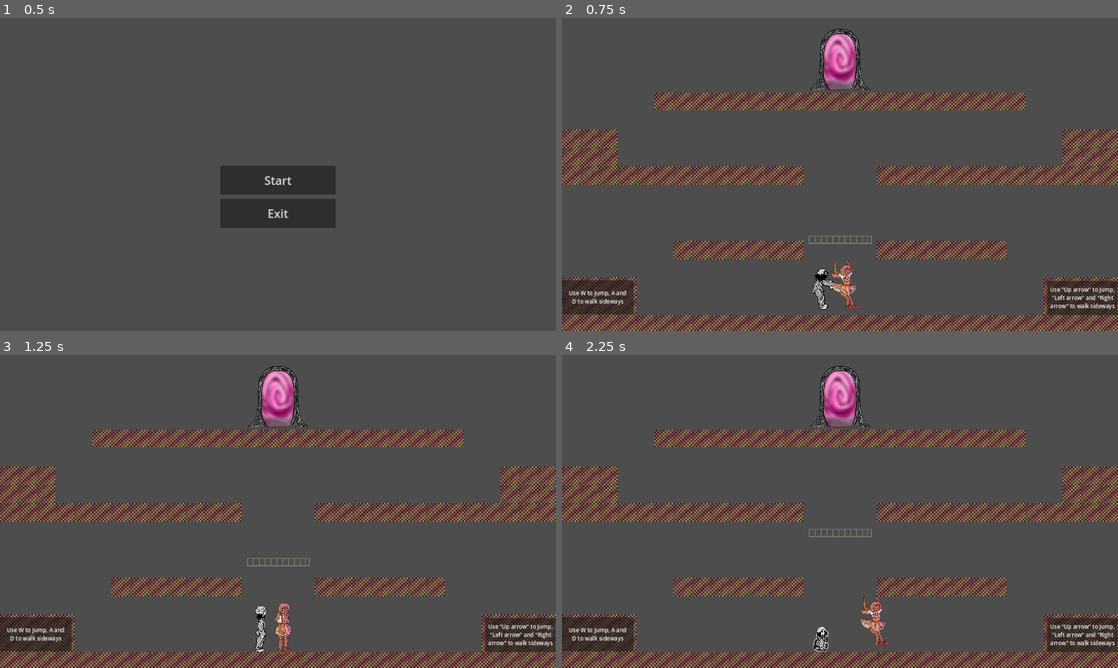
Above: before the commit, frames 1-4 (two rows, left to right).
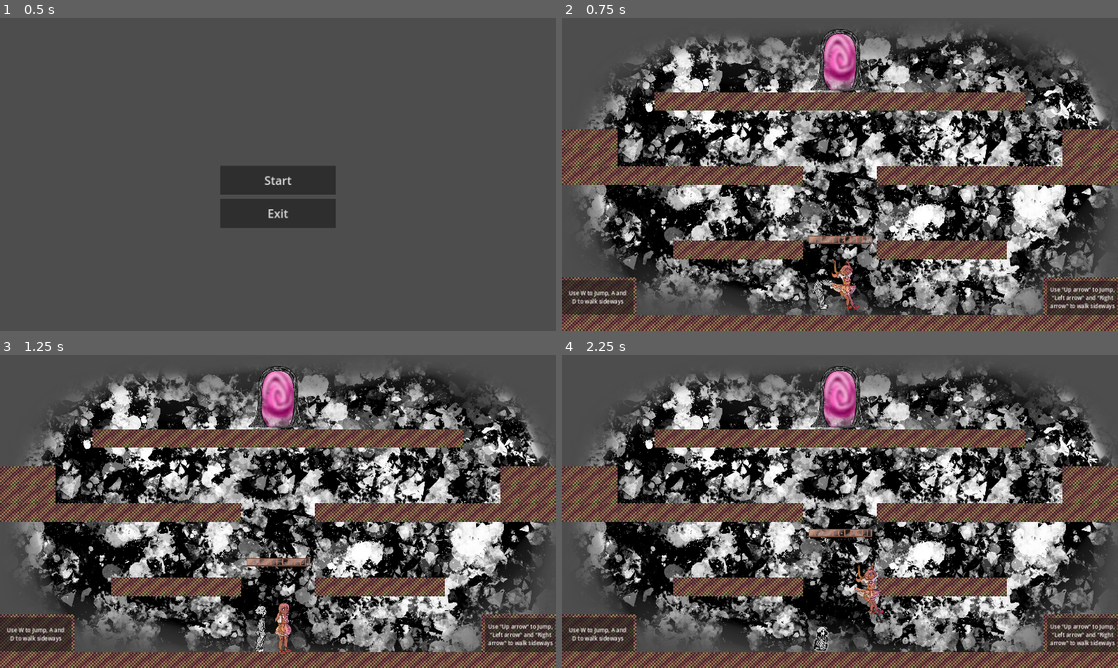
Above: after the commit, the same moments.

Repository: xhmueel/EatAndSleep
Game: Godot game, scene res://Scenes/main_menu.tscn
Two runs of this game, one before a commit and one after it. Both use one fixed random seed, a clock stepped at 60 frames per second and the inputs below. The engine's default icon, where the game draws it, is replaced by a stand-in: a white triangle on a blue panel in a dark square.
Inputs:
- Up to frame 1 (0.5 s): no input
- Up to frame 2 (0.75 s): click "Start" at 0.5 s
- Up to frame 3 (1.25 s): no input
- Up to frame 4 (2.25 s): hold Right (eat_right) from 1.28 s (still down); tap Space (eat_action) at 1.35 s; tap Up (eat_up) at 1.52 s; tap Shift (sleep_toggle) at 2.1 s

Frame 1 is identical in both runs. In frame 2, 51% of the frame differs, in the area x 3-100%, y 4-95%; in frame 3, 51%; in frame 4, 51%.

Commit message:
Change Platform Sprites and add backgrounds

Diff:
--- a/Scenes/levels/level_1.tscn
+++ b/Scenes/levels/level_1.tscn
@@ -1,21 +1,18 @@
-[gd_scene load_steps=11 format=4 uid="uid://n2604dv82jc5"]
+[gd_scene load_steps=10 format=4 uid="uid://n2604dv82jc5"]
 
 [ext_resource type="TileSet" uid="uid://dapxajgru2g8v" path="res://tilemap.tres" id="1_aco3t"]
 [ext_resource type="PackedScene" uid="uid://bs8vjgp70nnqg" path="res://Scenes/sleep_character.tscn" id="2_yptaq"]
 [ext_resource type="PackedScene" uid="uid://dik8ukrhyif1m" path="res://Scenes/Eat.tscn" id="3_uydrd"]
 [ext_resource type="PackedScene" uid="uid://cmici5dcwxg8r" path="res://Scenes/exit.tscn" id="4_rcfs3"]
 [ext_resource type="Script" path="res://Scripts/platform.gd" id="5_v4nkb"]
-[ext_resource type="Texture2D" uid="uid://c36vqx7xhpf4o" path="res://icon.svg" id="6_gjn6t"]
-[ext_resource type="Texture2D" uid="uid://cout6tljvwsv2" path="res://Assets/platform.png" id="7_00h5f"]
+[ext_resource type="Texture2D" uid="uid://dubxptsw1qk0g" path="res://Assets/backgrounds/background1.png" id="7_ep2o1"]
+[ext_resource type="Texture2D" uid="uid://cvkkeed3qk8mo" path="res://Assets/platform2.png" id="7_pspii"]
 
 [sub_resource type="Curve2D" id="Curve2D_yu8ox"]
 _data = {
 "points": PackedVector2Array(0, 0, 0, 0, 0, 0, 0, 0, 0, 0, 0, -300, 0, 0, 0, 0, 0, 0)
 }
 point_count = 3
-
-[sub_resource type="RectangleShape2D" id="RectangleShape2D_a0r14"]
-size = Vector2(125, 125)
 
 [sub_resource type="RectangleShape2D" id="RectangleShape2D_7iup7"]
 size = Vector2(126.5, 27)
@@ -37,36 +34,6 @@
 [node name="Exit" parent="." instance=ExtResource("4_rcfs3")]
 position = Vector2(960, 140)
 level_to_load = "res://Scenes/levels/level_2.tscn"
-
-[node name="Platform3" type="Node2D" parent="."]
-visible = false
-position = Vector2(961, 791)
-scale = Vector2(1.8, 0.3)
-script = ExtResource("5_v4nkb")
-speed = 300
-is_loop_path = true
-is_start_moving = true
-
-[node name="Path2D" type="Path2D" parent="Platform3"]
-curve = SubResource("Curve2D_yu8ox")
-
-[node name="PathFollow2D" type="PathFollow2D" parent="Platform3/Path2D"]
-rotates = false
-loop = false
-
-[node name="RemoteTransform2D" type="RemoteTransform2D" parent="Platform3/Path2D/PathFollow2D"]
-remote_path = NodePath("../AnimatableBody2D")
-update_scale = false
-
-[node name="AnimatableBody2D" type="AnimatableBody2D" parent="Platform3/Path2D/PathFollow2D"]
-collision_layer = 4
-collision_mask = 19
-
-[node name="CollisionShape2D" type="CollisionShape2D" parent="Platform3/Path2D/PathFollow2D/AnimatableBody2D"]
-shape = SubResource("RectangleShape2D_a0r14")
-
-[node name="Sprite2D" type="Sprite2D" parent="Platform3/Path2D/PathFollow2D/AnimatableBody2D"]
-texture = ExtResource("6_gjn6t")
 
 [node name="CanvasLayer" type="CanvasLayer" parent="."]
 
@@ -123,6 +90,26 @@
 bbcode_enabled = true
 text = "[center]Use \"Up arrow\" to Jump, \"Left arrow\" and \"Right arrow\" to walk sideways[center]"
 
+[node name="BackgroundLayer" type="CanvasLayer" parent="."]
+layer = -1
+
+[node name="Control" type="Control" parent="BackgroundLayer"]
+layout_mode = 3
+anchors_preset = 0
+offset_right = 40.0
+offset_bottom = 40.0
+
+[node name="TextureRect" type="TextureRect" parent="BackgroundLayer/Control"]
+layout_mode = 1
+anchors_preset = 15
+anchor_right = 1.0
+anchor_bottom = 1.0
+offset_right = 1920.0
+offset_bottom = 1080.0
+grow_horizontal = 2
+grow_vertical = 2
+texture = ExtResource("7_ep2o1")
+
 [node name="Platform" type="Node2D" parent="."]
 position = Vector2(962, 780)
 script = ExtResource("5_v4nkb")
@@ -150,4 +137,5 @@
 shape = SubResource("RectangleShape2D_7iup7")
 
 [node name="Sprite2D" type="Sprite2D" parent="Platform/Path2D/PathFollow2D/AnimatableBody2D"]
-texture = ExtResource("7_00h5f")
+modulate = Color(0.921569, 0.603922, 0.501961, 1)
+texture = ExtResource("7_pspii")
--- a/Scenes/levels/level_2.tscn
+++ b/Scenes/levels/level_2.tscn
@@ -1,12 +1,13 @@
-[gd_scene load_steps=10 format=4 uid="uid://fa3r1rrqb2xg"]
+[gd_scene load_steps=11 format=4 uid="uid://fa3r1rrqb2xg"]
 
 [ext_resource type="TileSet" uid="uid://dapxajgru2g8v" path="res://tilemap.tres" id="1_hf100"]
 [ext_resource type="PackedScene" uid="uid://bs8vjgp70nnqg" path="res://Scenes/sleep_character.tscn" id="2_uj3ou"]
 [ext_resource type="PackedScene" uid="uid://dik8ukrhyif1m" path="res://Scenes/Eat.tscn" id="3_ox1we"]
 [ext_resource type="PackedScene" uid="uid://boj4x0h174v1j" path="res://Scenes/button.tscn" id="5_843fj"]
 [ext_resource type="Script" path="res://Scripts/platform.gd" id="6_d46f7"]
+[ext_resource type="Texture2D" uid="uid://dr8jqs7qc7v64" path="res://Assets/backgrounds/background5.png" id="6_jw28c"]
 [ext_resource type="PackedScene" uid="uid://cmici5dcwxg8r" path="res://Scenes/exit.tscn" id="7_40hwj"]
-[ext_resource type="Texture2D" uid="uid://cout6tljvwsv2" path="res://Assets/platform.png" id="8_38c0r"]
+[ext_resource type="Texture2D" uid="uid://cvkkeed3qk8mo" path="res://Assets/platform2.png" id="8_8sw2e"]
 
 [sub_resource type="Curve2D" id="Curve2D_7sehn"]
 _data = {
@@ -125,6 +126,26 @@
 bbcode_enabled = true
 text = "[center]As Sleepy press \"Shift\" to Sleep. Shadow can enter and float in dark areas[center]"
 
+[node name="BackgroundLayer" type="CanvasLayer" parent="."]
+layer = -1
+
+[node name="Control" type="Control" parent="BackgroundLayer"]
+layout_mode = 3
+anchors_preset = 0
+offset_right = 40.0
+offset_bottom = 40.0
+
+[node name="TextureRect" type="TextureRect" parent="BackgroundLayer/Control"]
+layout_mode = 1
+anchors_preset = 15
+anchor_right = 1.0
+anchor_bottom = 1.0
+offset_right = 1920.0
+offset_bottom = 1080.0
+grow_horizontal = 2
+grow_vertical = 2
+texture = ExtResource("6_jw28c")
+
 [node name="Platform" type="Node2D" parent="."]
 position = Vector2(845, 384)
 script = ExtResource("6_d46f7")
@@ -152,5 +173,5 @@
 shape = SubResource("RectangleShape2D_7iup7")
 
 [node name="Sprite2D" type="Sprite2D" parent="Platform/Path2D/PathFollow2D/AnimatableBody2D"]
-modulate = Color(1, 0, 0, 1)
-texture = ExtResource("8_38c0r")
+modulate = Color(0.960784, 0.0509804, 0.054902, 1)
+texture = ExtResource("8_8sw2e")
--- a/Scenes/levels/level_3.tscn
+++ b/Scenes/levels/level_3.tscn
@@ -8,7 +8,8 @@
 [ext_resource type="Texture2D" uid="uid://c36vqx7xhpf4o" path="res://icon.svg" id="6_fh3bq"]
 [ext_resource type="PackedScene" uid="uid://cmici5dcwxg8r" path="res://Scenes/exit.tscn" id="8_yhnuf"]
 [ext_resource type="PackedScene" uid="uid://dc07i21t8p264" path="res://Scenes/spikes.tscn" id="9_cfxp7"]
-[ext_resource type="Texture2D" uid="uid://cout6tljvwsv2" path="res://Assets/platform.png" id="10_l7fmq"]
+[ext_resource type="Texture2D" uid="uid://cvkkeed3qk8mo" path="res://Assets/platform2.png" id="9_mtt4c"]
+[ext_resource type="Texture2D" uid="uid://hklwkfh3onbx" path="res://Assets/backgrounds/background2.png" id="10_a1ba8"]
 
 [sub_resource type="Curve2D" id="Curve2D_2ikvw"]
 _data = {
@@ -131,9 +132,29 @@
 
 [node name="Sprite2D" type="Sprite2D" parent="Platform/Path2D/PathFollow2D/AnimatableBody2D"]
 modulate = Color(1, 0, 0, 1)
-texture = ExtResource("10_l7fmq")
+texture = ExtResource("9_mtt4c")
 
 [node name="Button2" parent="Platform/Path2D/PathFollow2D/AnimatableBody2D" node_paths=PackedStringArray("platforms") instance=ExtResource("4_42otu")]
 position = Vector2(3.21865e-06, -31)
 scale = Vector2(0.30303, 1)
 platforms = [NodePath("../../../..")]
+
+[node name="BackgroundLayer" type="CanvasLayer" parent="."]
+layer = -1
+
+[node name="Control" type="Control" parent="BackgroundLayer"]
+layout_mode = 3
+anchors_preset = 0
+offset_right = 40.0
+offset_bottom = 40.0
+
+[node name="TextureRect" type="TextureRect" parent="BackgroundLayer/Control"]
+layout_mode = 1
+anchors_preset = 15
+anchor_right = 1.0
+anchor_bottom = 1.0
+offset_right = 1920.0
+offset_bottom = 1080.0
+grow_horizontal = 2
+grow_vertical = 2
+texture = ExtResource("10_a1ba8")
--- a/Scenes/levels/level_4.tscn
+++ b/Scenes/levels/level_4.tscn
@@ -1,16 +1,16 @@
-[gd_scene load_steps=20 format=4 uid="uid://w6fytnvg8j4s"]
+[gd_scene load_steps=19 format=4 uid="uid://w6fytnvg8j4s"]
 
 [ext_resource type="Script" path="res://Scripts/nightmare_flying_area.gd" id="1_gatq6"]
 [ext_resource type="TileSet" uid="uid://dapxajgru2g8v" path="res://tilemap.tres" id="1_ve884"]
 [ext_resource type="PackedScene" uid="uid://bs8vjgp70nnqg" path="res://Scenes/sleep_character.tscn" id="2_gmyh2"]
 [ext_resource type="PackedScene" uid="uid://dik8ukrhyif1m" path="res://Scenes/Eat.tscn" id="3_dy54v"]
-[ext_resource type="Texture2D" uid="uid://c36vqx7xhpf4o" path="res://icon.svg" id="5_yojd7"]
 [ext_resource type="PackedScene" uid="uid://dc07i21t8p264" path="res://Scenes/spikes.tscn" id="6_0ot5l"]
 [ext_resource type="Texture2D" uid="uid://ce8u6c0xyfusf" path="res://Assets/buttons/press_button_blue.png" id="6_xgd2a"]
 [ext_resource type="PackedScene" uid="uid://boj4x0h174v1j" path="res://Scenes/button.tscn" id="7_4665n"]
-[ext_resource type="Texture2D" uid="uid://cout6tljvwsv2" path="res://Assets/platform.png" id="8_v1tee"]
+[ext_resource type="Texture2D" uid="uid://cvkkeed3qk8mo" path="res://Assets/platform2.png" id="8_3i64h"]
 [ext_resource type="Script" path="res://Scripts/platform.gd" id="8_yvdqh"]
 [ext_resource type="PackedScene" uid="uid://cmici5dcwxg8r" path="res://Scenes/exit.tscn" id="9_oatok"]
+[ext_resource type="Texture2D" uid="uid://b2ja2dq8a2vi5" path="res://Assets/backgrounds/background3.png" id="12_lgtn3"]
 
 [sub_resource type="RectangleShape2D" id="RectangleShape2D_cxcr3"]
 size = Vector2(308, 506)
@@ -42,9 +42,6 @@
 }
 point_count = 2
 
-[sub_resource type="RectangleShape2D" id="RectangleShape2D_7iup7"]
-size = Vector2(125, 125)
-
 [node name="Level4" type="Node2D"]
 
 [node name="FlyingArea" type="Area2D" parent="."]
@@ -125,7 +122,7 @@
 
 [node name="Sprite2D" type="Sprite2D" parent="Platforms/Platform/Path2D/PathFollow2D/AnimatableBody2D"]
 modulate = Color(1, 0, 0, 1)
-texture = ExtResource("8_v1tee")
+texture = ExtResource("8_3i64h")
 
 [node name="Platform2" type="Node2D" parent="Platforms"]
 position = Vector2(1562, 812)
@@ -154,7 +151,7 @@
 
 [node name="Sprite2D" type="Sprite2D" parent="Platforms/Platform2/Path2D/PathFollow2D/AnimatableBody2D"]
 modulate = Color(0, 0.916667, 1, 1)
-texture = ExtResource("8_v1tee")
+texture = ExtResource("8_3i64h")
 
 [node name="Platform3" type="Node2D" parent="Platforms"]
 position = Vector2(1795, 608)
@@ -184,96 +181,7 @@
 
 [node name="Sprite2D" type="Sprite2D" parent="Platforms/Platform3/Path2D/PathFollow2D/AnimatableBody2D"]
 modulate = Color(1, 0, 0, 1)
-texture = ExtResource("8_v1tee")
-
-[node name="PlatformX" type="Node2D" parent="Platforms"]
-visible = false
-z_index = 1
-position = Vector2(2180, 477)
-script = ExtResource("8_yvdqh")
-speed = 300
-
-[node name="Path2D" type="Path2D" parent="Platforms/PlatformX"]
-curve = SubResource("Curve2D_3bvfx")
-
-[node name="PathFollow2D" type="PathFollow2D" parent="Platforms/PlatformX/Path2D"]
-rotates = false
-loop = false
-
-[node name="RemoteTransform2D" type="RemoteTransform2D" parent="Platforms/PlatformX/Path2D/PathFollow2D"]
-remote_path = NodePath("../AnimatableBody2D")
-update_scale = false
-
-[node name="AnimatableBody2D" type="AnimatableBody2D" parent="Platforms/PlatformX/Path2D/PathFollow2D"]
-scale = Vector2(1.5, 0.3)
-collision_layer = 4
-collision_mask = 19
-
-[node name="CollisionShape2D" type="CollisionShape2D" parent="Platforms/PlatformX/Path2D/PathFollow2D/AnimatableBody2D"]
-shape = SubResource("RectangleShape2D_7iup7")
-
-[node name="Sprite2D" type="Sprite2D" parent="Platforms/PlatformX/Path2D/PathFollow2D/AnimatableBody2D"]
-texture = ExtResource("5_yojd7")
-
-[node name="PlatformY" type="Node2D" parent="Platforms"]
-visible = false
-z_index = 1
-position = Vector2(2098, 808)
-script = ExtResource("8_yvdqh")
-speed = 300
-
-[node name="Path2D" type="Path2D" parent="Platforms/PlatformY"]
-curve = SubResource("Curve2D_wlnkd")
-
-[node name="PathFollow2D" type="PathFollow2D" parent="Platforms/PlatformY/Path2D"]
-position = Vector2(0, -50)
-rotates = false
-loop = false
-
-[node name="RemoteTransform2D" type="RemoteTransform2D" parent="Platforms/PlatformY/Path2D/PathFollow2D"]
-remote_path = NodePath("../AnimatableBody2D")
-update_scale = false
-
-[node name="AnimatableBody2D" type="AnimatableBody2D" parent="Platforms/PlatformY/Path2D/PathFollow2D"]
-scale = Vector2(1.3, 0.3)
-collision_layer = 4
-collision_mask = 19
-
-[node name="CollisionShape2D" type="CollisionShape2D" parent="Platforms/PlatformY/Path2D/PathFollow2D/AnimatableBody2D"]
-shape = SubResource("RectangleShape2D_7iup7")
-
-[node name="Sprite2D" type="Sprite2D" parent="Platforms/PlatformY/Path2D/PathFollow2D/AnimatableBody2D"]
-texture = ExtResource("5_yojd7")
-
-[node name="PlatformZ" type="Node2D" parent="Platforms"]
-visible = false
-z_index = 1
-position = Vector2(2319, 626)
-script = ExtResource("8_yvdqh")
-speed = 80
-
-[node name="Path2D" type="Path2D" parent="Platforms/PlatformZ"]
-curve = SubResource("Curve2D_0qfll")
-
-[node name="PathFollow2D" type="PathFollow2D" parent="Platforms/PlatformZ/Path2D"]
-position = Vector2(0, -400)
-rotates = false
-loop = false
-
-[node name="RemoteTransform2D" type="RemoteTransform2D" parent="Platforms/PlatformZ/Path2D/PathFollow2D"]
-remote_path = NodePath("../AnimatableBody2D")
-update_scale = false
-
-[node name="AnimatableBody2D" type="AnimatableBody2D" parent="Platforms/PlatformZ/Path2D/PathFollow2D"]
-scale = Vector2(1.8, 0.3)
-collision_layer = 4
-collision_mask = 19
-
-[node name="CollisionShape2D" type="CollisionShape2D" parent="Platforms/PlatformZ/Path2D/PathFollow2D/AnimatableBody2D"]
-shape = SubResource("RectangleShape2D_7iup7")
-
-[node name="Sprite2D" type="Sprite2D" parent="Platforms/PlatformZ/Path2D/PathFollow2D/AnimatableBody2D"]
-texture = ExtResource("5_yojd7")
+texture = ExtResource("8_3i64h")
 
 [node name="Exit" parent="." instance=ExtResource("9_oatok")]
 position = Vector2(1352, 79)
@@ -309,5 +217,25 @@
 position = Vector2(860, 736)
 level_to_reload = "res://Scenes/levels/level_4.tscn"
 
+[node name="BackgroundLayer" type="CanvasLayer" parent="."]
+layer = -1
+
+[node name="Control" type="Control" parent="BackgroundLayer"]
+layout_mode = 3
+anchors_preset = 0
+offset_right = 40.0
+offset_bottom = 40.0
+
+[node name="TextureRect" type="TextureRect" parent="BackgroundLayer/Control"]
+layout_mode = 1
+anchors_preset = 15
+anchor_right = 1.0
+anchor_bottom = 1.0
+offset_right = 1920.0
+offset_bottom = 1080.0
+grow_horizontal = 2
+grow_vertical = 2
+texture = ExtResource("12_lgtn3")
+
 [connection signal="body_entered" from="FlyingArea" to="FlyingArea" method="_on_body_entered"]
 [connection signal="body_exited" from="FlyingArea" to="FlyingArea" method="_on_body_exited"]
--- a/Scenes/levels/level_5.tscn
+++ b/Scenes/levels/level_5.tscn
@@ -7,8 +7,9 @@
 [ext_resource type="Texture2D" uid="uid://ce8u6c0xyfusf" path="res://Assets/buttons/press_button_blue.png" id="6_03o47"]
 [ext_resource type="PackedScene" uid="uid://cmici5dcwxg8r" path="res://Scenes/exit.tscn" id="7_lyxql"]
 [ext_resource type="PackedScene" uid="uid://dc07i21t8p264" path="res://Scenes/spikes.tscn" id="8_eyrjm"]
-[ext_resource type="Texture2D" uid="uid://cout6tljvwsv2" path="res://Assets/platform.png" id="9_28s6o"]
+[ext_resource type="Texture2D" uid="uid://cvkkeed3qk8mo" path="res://Assets/platform2.png" id="9_52gnj"]
 [ext_resource type="PackedScene" uid="uid://boj4x0h174v1j" path="res://Scenes/button.tscn" id="10_djcfo"]
+[ext_resource type="Texture2D" uid="uid://c38jowi0cgxr" path="res://Assets/backgrounds/background4.png" id="10_hv025"]
 
 [sub_resource type="Curve2D" id="Curve2D_6dlps"]
 _data = {
@@ -97,7 +98,7 @@
 
 [node name="Sprite2D" type="Sprite2D" parent="Platforms/Platform/Path2D/PathFollow2D/AnimatableBody2D"]
 modulate = Color(1, 0, 0, 1)
-texture = ExtResource("9_28s6o")
+texture = ExtResource("9_52gnj")
 
 [node name="Platform2" type="Node2D" parent="Platforms"]
 position = Vector2(608, 189)
@@ -126,8 +127,28 @@
 
 [node name="Sprite2D" type="Sprite2D" parent="Platforms/Platform2/Path2D/PathFollow2D/AnimatableBody2D"]
 modulate = Color(0, 0.8, 1, 1)
-texture = ExtResource("9_28s6o")
+texture = ExtResource("9_52gnj")
 
 [node name="Exit" parent="." instance=ExtResource("7_lyxql")]
 position = Vector2(1282, 78)
 level_to_load = "res://Scenes/levels/level_6.tscn"
+
+[node name="BackgroundLayer" type="CanvasLayer" parent="."]
+layer = -1
+
+[node name="Control" type="Control" parent="BackgroundLayer"]
+layout_mode = 3
+anchors_preset = 0
+offset_right = 40.0
+offset_bottom = 40.0
+
+[node name="TextureRect" type="TextureRect" parent="BackgroundLayer/Control"]
+layout_mode = 1
+anchors_preset = 15
+anchor_right = 1.0
+anchor_bottom = 1.0
+offset_right = 1920.0
+offset_bottom = 1080.0
+grow_horizontal = 2
+grow_vertical = 2
+texture = ExtResource("10_hv025")
--- a/Scenes/levels/level_6.tscn
+++ b/Scenes/levels/level_6.tscn
@@ -7,7 +7,6 @@
 [ext_resource type="PackedScene" uid="uid://boj4x0h174v1j" path="res://Scenes/button.tscn" id="5_ayy6p"]
 [ext_resource type="Texture2D" uid="uid://c36vqx7xhpf4o" path="res://icon.svg" id="5_robkb"]
 [ext_resource type="Texture2D" uid="uid://ce8u6c0xyfusf" path="res://Assets/buttons/press_button_blue.png" id="6_oelhx"]
-[ext_resource type="Texture2D" uid="uid://cout6tljvwsv2" path="res://Assets/platform.png" id="7_eglip"]
 [ext_resource type="Texture2D" uid="uid://btx6jxey0181n" path="res://Assets/buttons/press_button_darkblue.png" id="7_o0l0m"]
 [ext_resource type="PackedScene" uid="uid://cmici5dcwxg8r" path="res://Scenes/exit.tscn" id="7_tfjpn"]
 [ext_resource type="Texture2D" uid="uid://cgfdfeqsbvk4r" path="res://Assets/buttons/press_button_gold.png" id="8_no4ul"]
@@ -15,6 +14,8 @@
 [ext_resource type="Texture2D" uid="uid://c4hpksyoe40qo" path="res://Assets/buttons/press_button_pink.png" id="10_inm2r"]
 [ext_resource type="Texture2D" uid="uid://dtgj3sjn42vmk" path="res://Assets/buttons/press_button_purple.png" id="11_6liaf"]
 [ext_resource type="Texture2D" uid="uid://3ycip3fdkbr0" path="res://Assets/buttons/press_button_yellow.png" id="12_4utd7"]
+[ext_resource type="Texture2D" uid="uid://cvkkeed3qk8mo" path="res://Assets/platform2.png" id="14_2xpam"]
+[ext_resource type="Texture2D" uid="uid://dr8jqs7qc7v64" path="res://Assets/backgrounds/background5.png" id="16_efoni"]
 
 [sub_resource type="TileSetAtlasSource" id="TileSetAtlasSource_4n316"]
 texture = ExtResource("1_4brl5")
@@ -175,7 +176,7 @@
 
 [node name="Sprite2D" type="Sprite2D" parent="Platforms/Platform/Path2D/PathFollow2D/AnimatableBody2D"]
 modulate = Color(1, 0, 0, 1)
-texture = ExtResource("7_eglip")
+texture = ExtResource("14_2xpam")
 
 [node name="Platform2" type="Node2D" parent="Platforms"]
 position = Vector2(1744, 141)
@@ -205,7 +206,7 @@
 
 [node name="Sprite2D" type="Sprite2D" parent="Platforms/Platform2/Path2D/PathFollow2D/AnimatableBody2D"]
 modulate = Color(0.23, 1, 0.9615, 1)
-texture = ExtResource("7_eglip")
+texture = ExtResource("14_2xpam")
 
 [node name="Platform3" type="Node2D" parent="Platforms"]
 position = Vector2(1467, 958)
@@ -234,7 +235,7 @@
 
 [node name="Sprite2D" type="Sprite2D" parent="Platforms/Platform3/Path2D/PathFollow2D/AnimatableBody2D"]
 modulate = Color(0, 0.5, 1, 1)
-texture = ExtResource("7_eglip")
+texture = ExtResource("14_2xpam")
 
 [node name="Platform4" type="Node2D" parent="Platforms"]
 position = Vector2(1609, 779)
@@ -263,7 +264,7 @@
 
 [node name="Sprite2D" type="Sprite2D" parent="Platforms/Platform4/Path2D/PathFollow2D/AnimatableBody2D"]
 modulate = Color(1, 0.683333, 0, 1)
-texture = ExtResource("7_eglip")
+texture = ExtResource("14_2xpam")
 
 [node name="Platform5" type="Node2D" parent="Platforms"]
 position = Vector2(271, 824)
@@ -293,7 +294,7 @@
 
 [node name="Sprite2D" type="Sprite2D" parent="Platforms/Platform5/Path2D/PathFollow2D/AnimatableBody2D"]
 modulate = Color(0.417, 1, 0.34, 1)
-texture = ExtResource("7_eglip")
+texture = ExtResource("14_2xpam")
 
 [node name="Platform6" type="Node2D" parent="Platforms"]
 position = Vector2(69, 690)
@@ -323,7 +324,7 @@
 
 [node name="Sprite2D" type="Sprite2D" parent="Platforms/Platform6/Path2D/PathFollow2D/AnimatableBody2D"]
 modulate = Color(0.966, 0.32, 1, 1)
-texture = ExtResource("7_eglip")
+texture = ExtResource("14_2xpam")
 
 [node name="Platform7" type="Node2D" parent="Platforms"]
 position = Vector2(447, 951)
@@ -353,7 +354,7 @@
 
 [node name="Sprite2D" type="Sprite2D" parent="Platforms/Platform7/Path2D/PathFollow2D/AnimatableBody2D"]
 modulate = Color(0.4, 0, 1, 1)
-texture = ExtResource("7_eglip")
+texture = ExtResource("14_2xpam")
 
 [node name="Platform8" type="Node2D" parent="Platforms"]
 position = Vector2(666, 654)
@@ -382,7 +383,7 @@
 
 [node name="Sprite2D" type="Sprite2D" parent="Platforms/Platform8/Path2D/PathFollow2D/AnimatableBody2D"]
 modulate = Color(1, 0.983333, 0, 1)
-texture = ExtResource("7_eglip")
+texture = ExtResource("14_2xpam")
 
 [node name="PlatformA" type="Node2D" parent="Platforms"]
 visible = false
@@ -604,3 +605,23 @@
 
 [node name="Sprite2D" type="Sprite2D" parent="Platforms/PlatformH/Path2D/PathFollow2D/AnimatableBody2D"]
 texture = ExtResource("5_robkb")
+
+[node name="BackgroundLayer" type="CanvasLayer" parent="."]
+layer = -1
+
+[node name="Control" type="Control" parent="BackgroundLayer"]
+layout_mode = 3
+anchors_preset = 0
+offset_right = 40.0
+offset_bottom = 40.0
+
+[node name="TextureRect" type="TextureRect" parent="BackgroundLayer/Control"]
+layout_mode = 1
+anchors_preset = 15
+anchor_right = 1.0
+anchor_bottom = 1.0
+offset_right = 1920.0
+offset_bottom = 1080.0
+grow_horizontal = 2
+grow_vertical = 2
+texture = ExtResource("16_efoni")
--- a/Scenes/platform.tscn
+++ b/Scenes/platform.tscn
@@ -1,7 +1,7 @@
 [gd_scene load_steps=5 format=3 uid="uid://co80owe4jdmxl"]
 
 [ext_resource type="Script" path="res://Scripts/platform.gd" id="1_tqd4p"]
-[ext_resource type="Texture2D" uid="uid://cout6tljvwsv2" path="res://Assets/platform.png" id="2_nmnh1"]
+[ext_resource type="Texture2D" uid="uid://cvkkeed3qk8mo" path="res://Assets/platform2.png" id="2_g2fsb"]
 
 [sub_resource type="Curve2D" id="Curve2D_onw2o"]
 
@@ -32,4 +32,4 @@
 shape = SubResource("RectangleShape2D_elkfk")
 
 [node name="Sprite2D" type="Sprite2D" parent="Path2D/PathFollow2D/AnimatableBody2D"]
-texture = ExtResource("2_nmnh1")
+texture = ExtResource("2_g2fsb")
Binary file added: Assets/backgrounds/background1.png
Not shown, added: Assets/backgrounds/background1.png.import
Binary file added: Assets/backgrounds/background2.png
Not shown, added: Assets/backgrounds/background2.png.import
Not shown, added: Assets/backgrounds/background3.png.import
Binary file added: Assets/backgrounds/background4.png
Not shown, added: Assets/backgrounds/background4.png.import
Binary file added: Assets/backgrounds/background5.png
Not shown, added: Assets/backgrounds/background5.png.import
Not shown: 1 places in Scenes/levels/level_3.tscn that only renumber resources
Not shown: 1 places in Scenes/levels/level_5.tscn that only renumber resources
Not shown: 1 places in Scenes/levels/level_6.tscn that only renumber resources
(and 1 more such lines)
